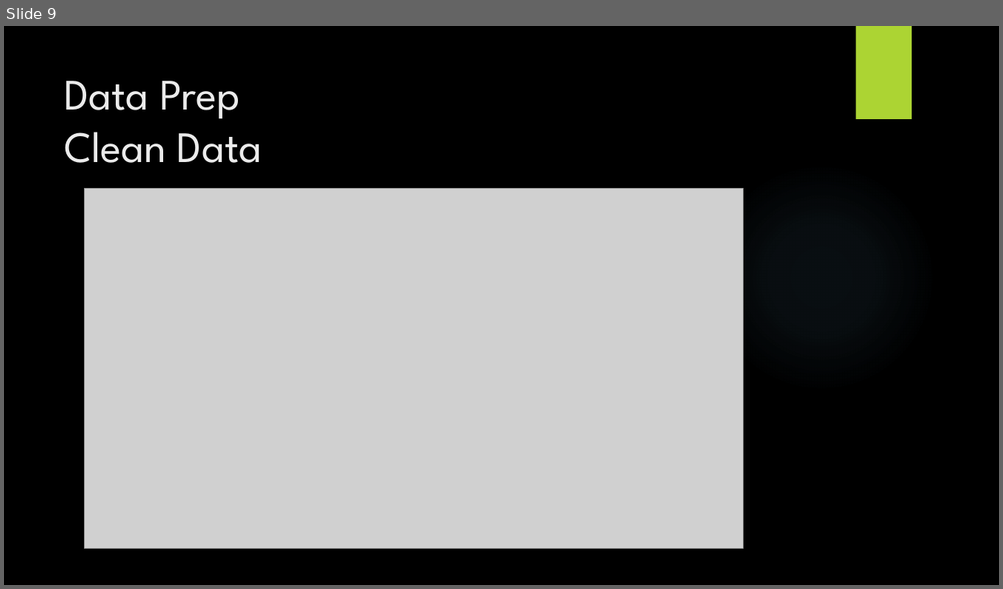
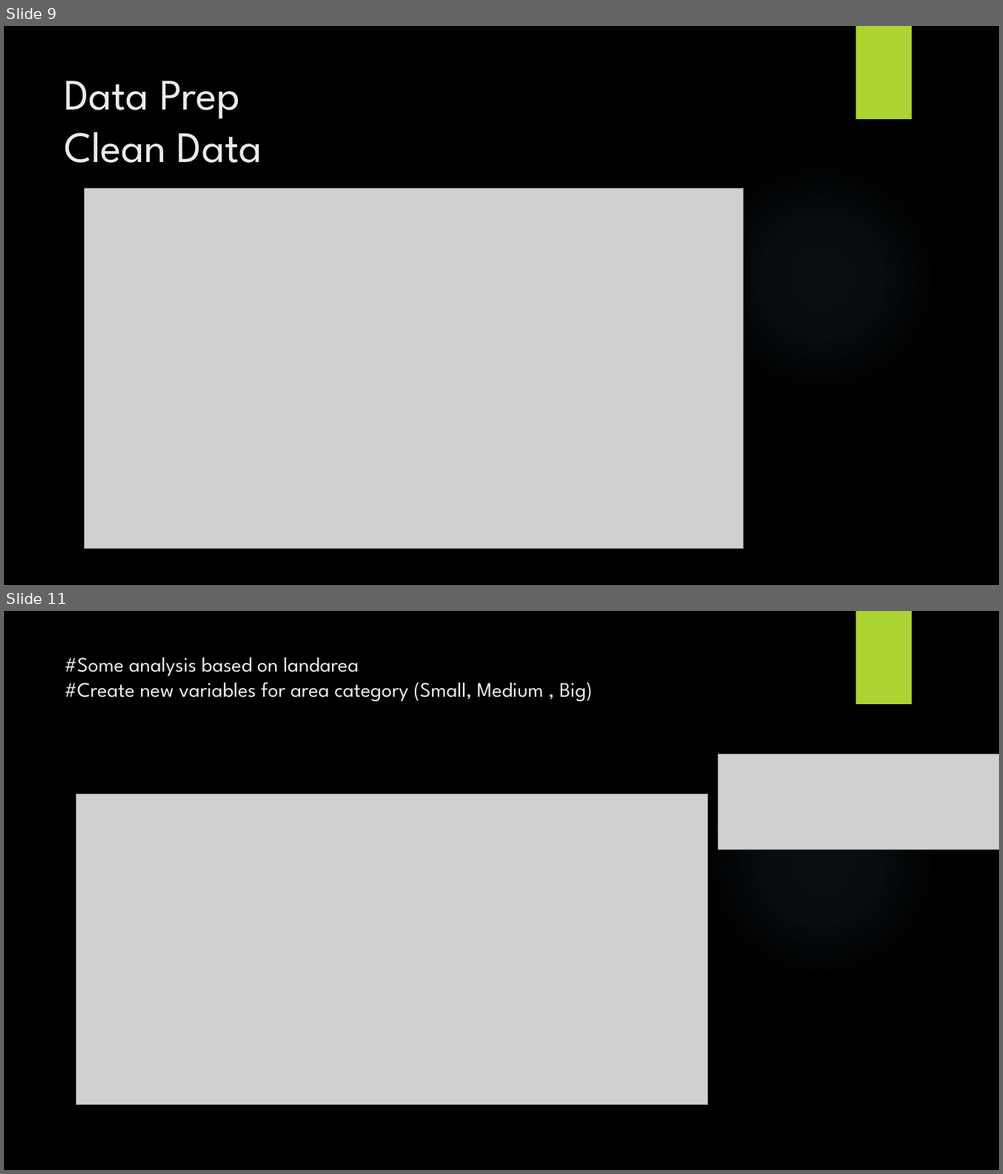
Before and after one commit to crm105/DATS6101_DataScience, a slide deck: eda_project/Dwellings prices in the DC metropolitan area.pptx. Shown one above the other, each under a label of ours: slide 9 before the commit, slides 9 and 11 after it; the slides between them are not shown. The pictures are 1003x589 and 1003x1174 pixels, drawn with LibreOffice and Linux fonts; fonts in the diff are those of the drawing; grey boxes stand for pictures; background and template pictures are left out. Boxes give left, top, right and bottom in pixels: in the first picture for what was removed or moved away, otherwise in the second. Text is boxed around its words. In the diff, an @@ line names an element or a change of style, - is before the commit and + after.

```diff
--- a/eda_project/Dwellings prices in the DC metropolitan area.pptx
+++ b/eda_project/Dwellings prices in the DC metropolitan area.pptx
@@ slide 11 added at [4,611,999,1170], background picture (left out); not listed: 2 template elements that a slide beside it also shows @@
@@ title added at [64,657,592,701], 20 pt, text #EBEBEB @@
+#Some analysis based on landarea
+#Create new variables for area category (Small, Medium , Big)
@@ picture added at [718,755,999,850] @@
@@ picture added at [77,794,708,1105] @@
```
Also in this commit, not shown: 1 slide changed, 3 other slides added.
